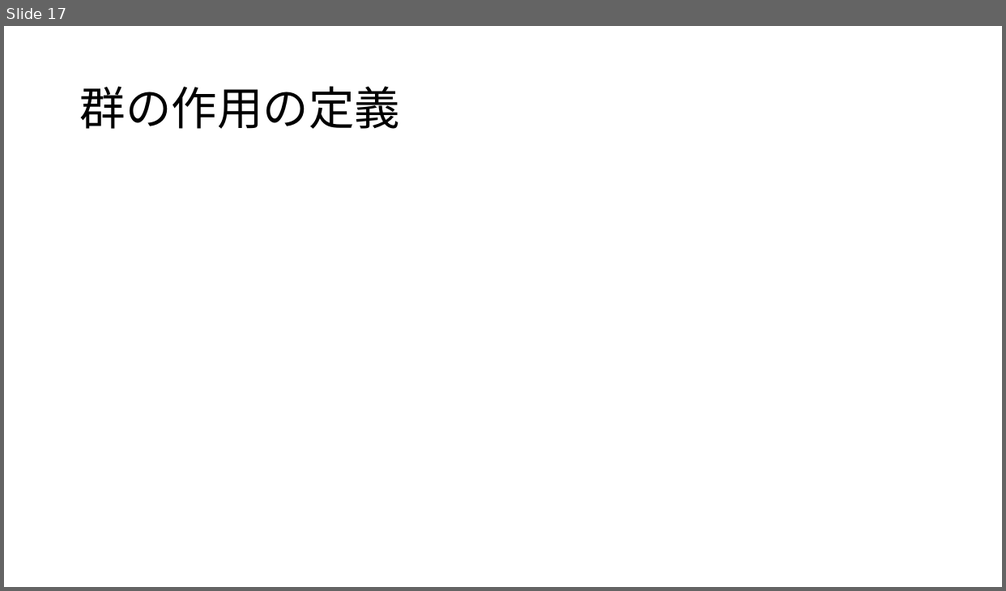
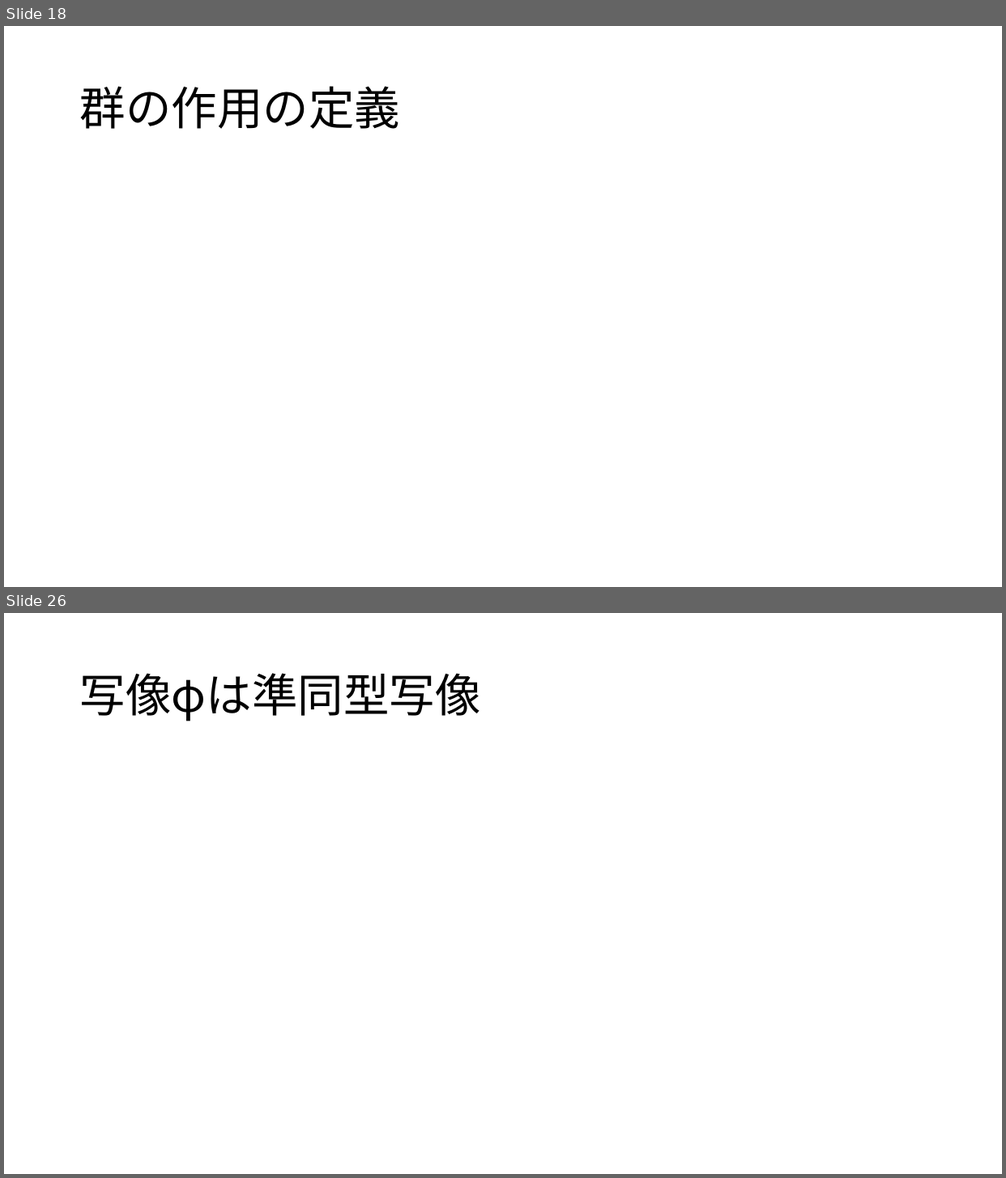
Before and after one commit to math-er/hyperbolic-space, a slide deck: section1(導入と一次分数変換)/群の気持ち.pptx. Shown one above the other, each under a label of ours: slide 17 before the commit, slides 18 and 26 after it; the slides between them are not shown. The pictures are 1006x591 and 1006x1178 pixels, drawn with LibreOffice and Linux fonts; fonts in the diff are those of the drawing; grey boxes stand for pictures. Boxes give left, top, right and bottom in pixels: in the first picture for what was removed or moved away, otherwise in the second. Text is boxed around its words. In the diff, an @@ line names an element or a change of style, - is before the commit and + after.

```diff
--- a/section1(導入と一次分数変換)/群の気持ち.pptx
+++ b/section1(導入と一次分数変換)/群の気持ち.pptx
@@ slide 26 added at (4,613,1002,1174), background #FFFFFF @@
@@ title added at (80,673,481,722), 44 pt, text #000000 @@
+写像φは準同型写像
@@ what was slide 17 is now slide 18 @@
```
Also in this commit, not shown: 2 slides changed, 8 other slides added.
